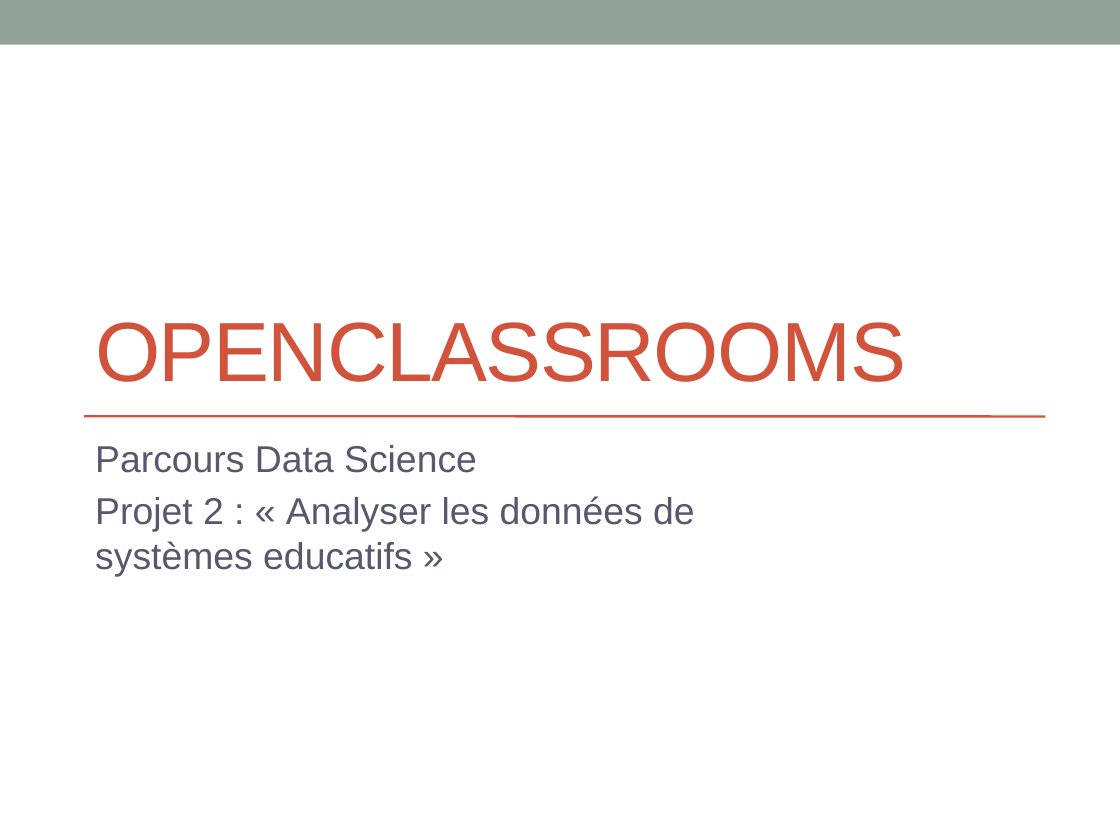
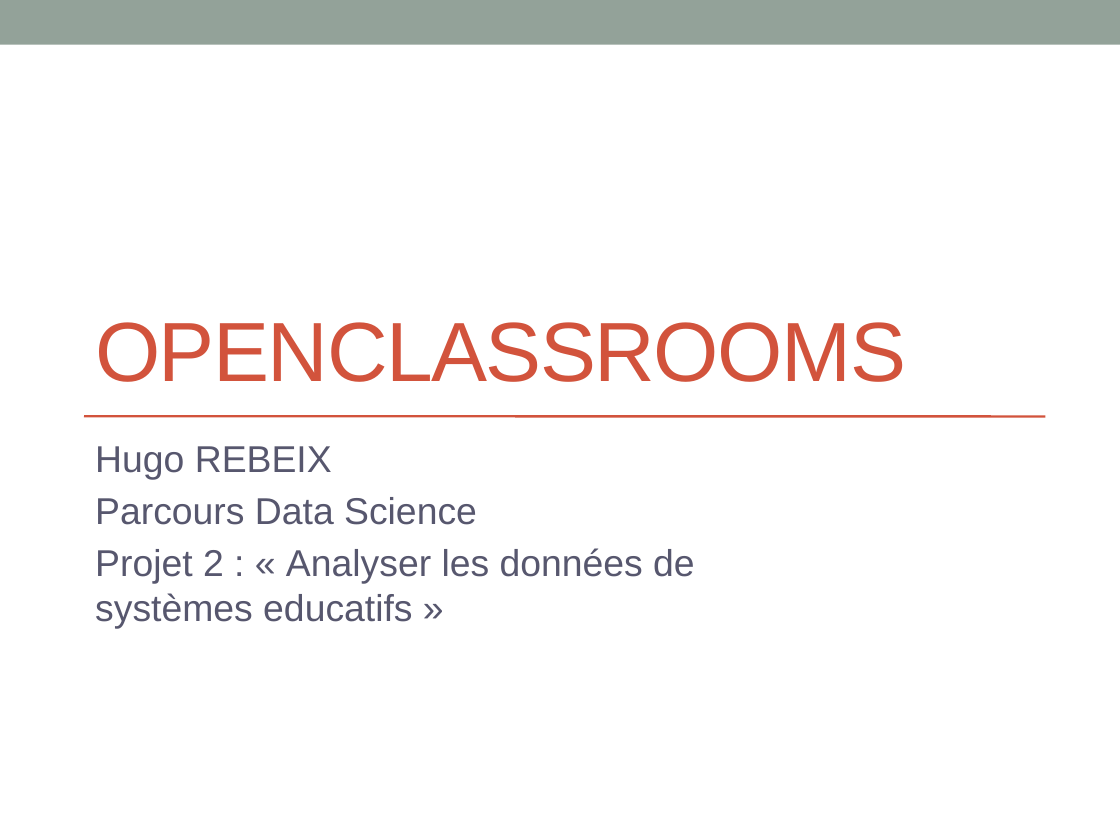
Before and after one commit to khub41/OC_P02, a slide deck: slide 1 of Presentation_P02.pptx. Drawn at 1120x840 pixels with LibreOffice and Linux fonts; fonts in the diff are those of the drawing. Boxes give left, top, right and bottom in pixels: in the first picture for what was removed or moved away, otherwise in the second. Text is boxed around its words. In the diff, an @@ line names an element or a change of style, - is before the commit and + after.

```diff
--- a/Presentation_P02.pptx
+++ b/Presentation_P02.pptx
@@ subtitle at [95,446,332,479]: paragraph added @@
+Hugo REBEIX
```
Also in this commit, not shown: 38 other slides changed, 2 slides added, 1 other file.
